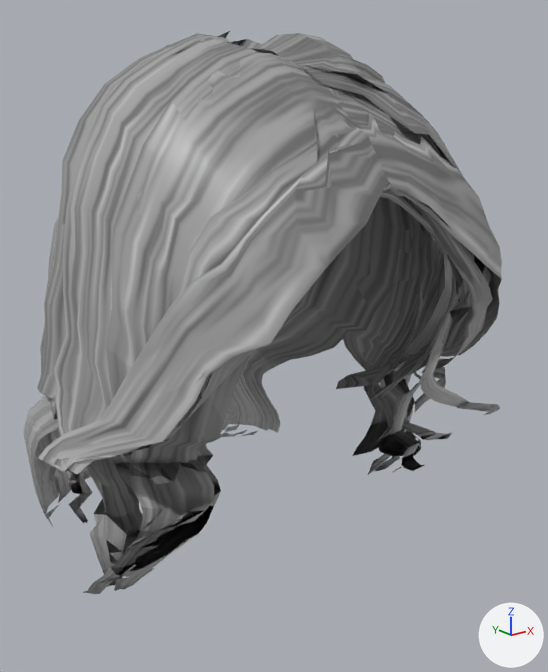
An edit to the glTF model public/models/daz_hair_mermaid_curl.glb, drawn before and after from the same camera.
The view is the same before and after, from a 50 mm camera at (-0.212, -0.291, 0.109) aimed at (0.017, -0.005, -0.005). Arrows for +X, +Y and +Z are at lower right; the lights stay in place. The older version comes first. Vertices at exactly the same position are counted once.

In view in the first picture: 'daz_hair_mermaid_curl'.
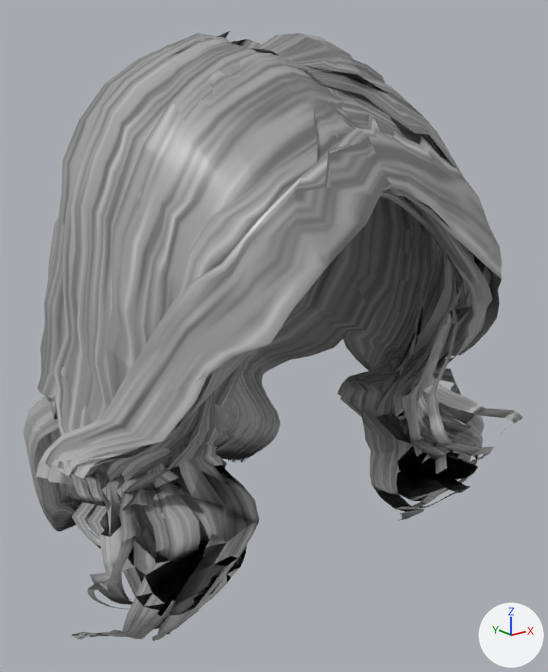
What differs and where, as boxes [x1, y1, x2, y2] in the pictures (548 x 672 px):
'daz_hair_mermaid_curl', reshaped (8% taller)
    before: [24, 31, 502, 594]
    after: [24, 31, 523, 641]
part 1 of me_daz_hair_mermaid_curl, deleted
    before: [374, 456, 400, 471]
part 2 of me_daz_hair_mermaid_curl, built on
    before: [336, 335, 500, 474]
    after: [337, 292, 523, 520]
part 3 of me_daz_hair_mermaid_curl, built on
    before: [38, 401, 221, 594]
    after: [36, 358, 259, 641]
part 4 of me_daz_hair_mermaid_curl, added (mostly hidden)
    after: [48, 422, 278, 532]

What changed in the scene script:
```text
Change me_daz_hair_mermaid_curl:
    used by ob_daz_hair_mermaid_curl; location = (0.0, 0.0, 0.0)
    remove me_daz_hair_mermaid_curl.from_pydata(...)  # 4064 vertices, 5617 faces; spans x -0.107..0.12, y -0.108..0.13, z -0.107..0.139
    add me_daz_hair_mermaid_curl.from_pydata(...)  # 6009 vertices, 8030 faces; spans x -0.113..0.125, y -0.108..0.13, z -0.117..0.139
    me_daz_hair_mermaid_curl part 1: the loose piece of 19 vertices spanning x 0.092..0.1, y -0.026..-0.006, z -0.105..-0.089 is deleted
    me_daz_hair_mermaid_curl part 2: 327 vertices moved from x 0.046..0.117, y -0.078..0.009, z -0.103..-0.026 to x 0.046..0.117, y -0.089..0.008, z -0.103..-0.026; 92 vertices removed from x 0.049..0.12, y -0.077..-0.002, z -0.106..-0.033; 1014 vertices added at x 0.039..0.125, y -0.092..0.003, z -0.114..0.025
    me_daz_hair_mermaid_curl part 3: 241 vertices moved from x -0.104..-0.039, y -0.05..0.011, z -0.102..-0.026 to x -0.104..-0.039, y -0.07..0.01, z -0.102..-0.026; 51 vertices removed from x -0.107..-0.074, y -0.036..0.0, z -0.105..-0.031; 625 vertices added at x -0.113..-0.039, y -0.083..0.024, z -0.114..0.066
    me_daz_hair_mermaid_curl part 4: 480 vertices added at x -0.083..0.071, y 0.052..0.117, z -0.117..-0.097
    other edits to the shape of me_daz_hair_mermaid_curl do not show in these pictures
```
